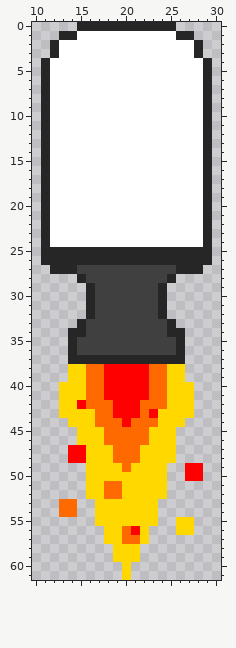
Pixel-art sprite: image/aircar/engeen1.png. Above, as it was before the edit.
The file is 41x62 pixels. Colours within 5 levels of each other are drawn and written as one. Shown: x 10..30, y 0..61.
New version:
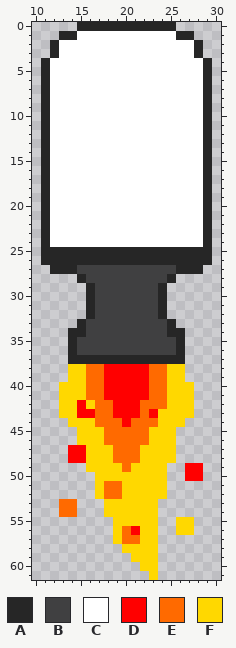
Palette (. is transparent): A #262626  B #404041  C #ffffff  D #ff0000  E #ff6a00  F #ffd800
The edit:
@@ x 13..18 @@
 41 FFFEED
-42 FFDEEE
-43 FFFFEE
+42 FFDFEE
+43 FFDDEE
 44 .FFFEE
@@ x 14..25 @@
 49 ..FFFFEFFFF.
-50 ..FFFFFFFFF.
-51 ..FFEEFFFFF.
-52 ..FFEEFFFFF.
-53 E..FFFFFFF..
-54 E..FFFFFFF..
-55 ...FFFFFFF..
-56 ....FFEDF...
-57 ....FFEEF...
-58 .....FFF....
-59 .....FFF....
-60 ......F.....
-61 ......F.....
+50 ...FFFFFFFF.
+51 ...FEEFFFFF.
+52 ...FEEFFFFF.
+53 E...FFFFFF..
+54 E...FFFFFF..
+55 .....FFFFF..
+56 .....FEDFF..
+57 .....FEEFF..
+58 ......FFFF..
+59 .......FFF..
+60 ........FF..
+61 .........F..
